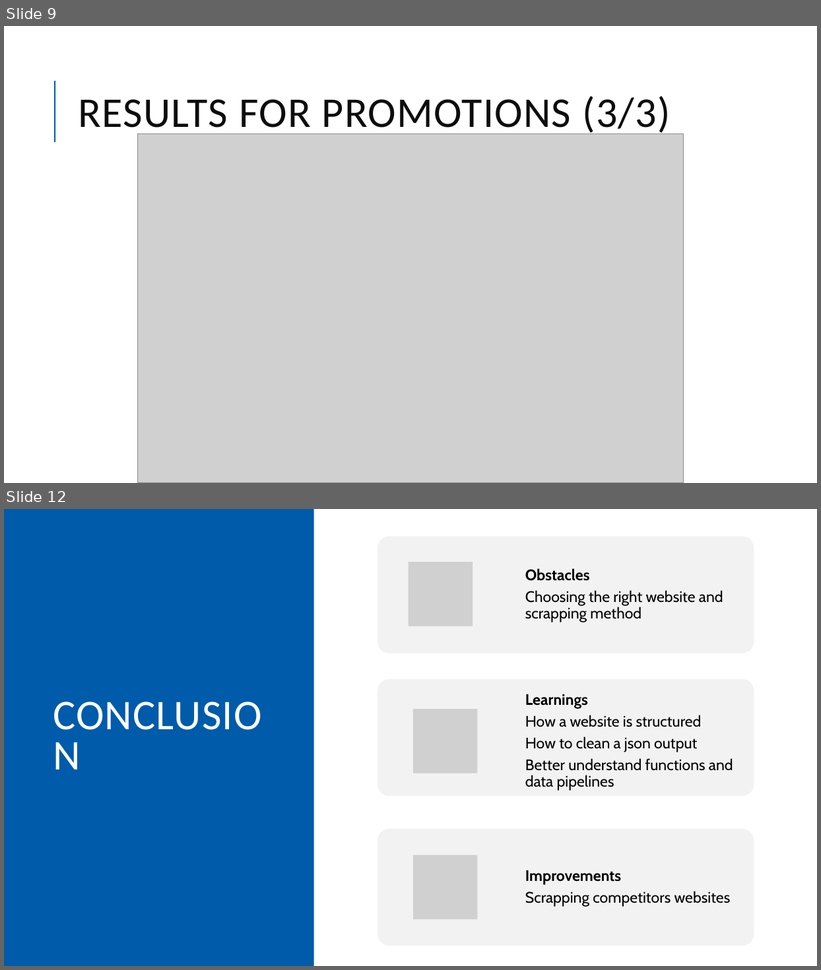
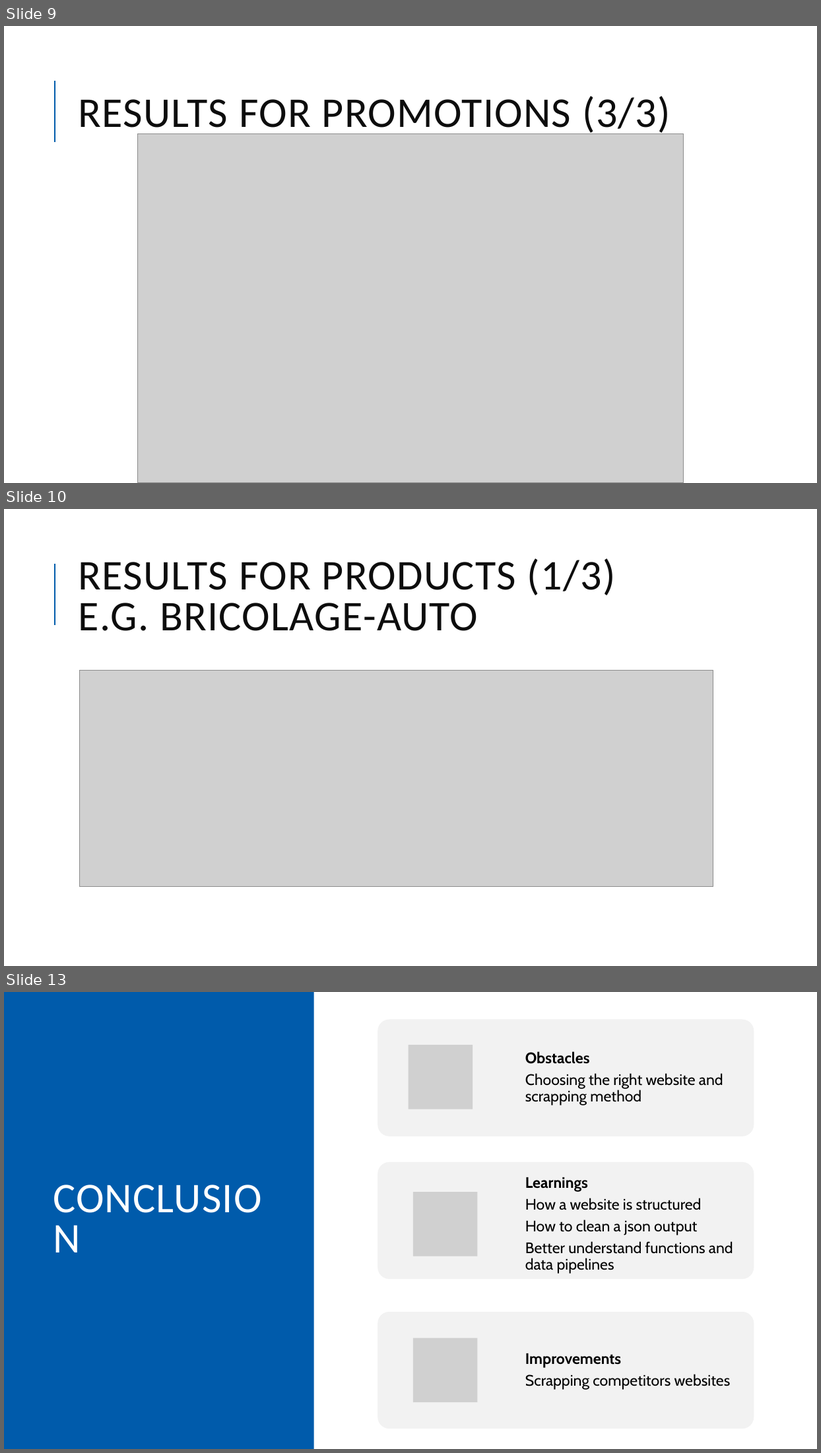
Before and after one commit to Camillelib/Web_Scrapping_project, a slide deck: Output/Project week 3.pptx. Shown one above the other, each under a label of ours: slides 9 and 12 before the commit, slides 9, 10 and 13 after it; the slides between them are not shown. The pictures are 821x970 and 821x1453 pixels, drawn with LibreOffice and Linux fonts; fonts in the diff are those of the drawing; grey boxes stand for pictures. Boxes give left, top, right and bottom in pixels: in the first picture for what was removed or moved away, otherwise in the second. Text is boxed around its words. In the diff, an @@ line names an element or a change of style, - is before the commit and + after.

```diff
--- a/Output/Project week 3.pptx
+++ b/Output/Project week 3.pptx
@@ slide 10 added at [4,509,817,966], background #FFFFFF; not listed: 1 template element that a slide beside it also shows @@
@@ title added at [79,559,616,631], 50 pt, text #0D0D0D @@
+RESULTS FOR PRODUCTS (1/3)
+E.G. BRICOLAGE-AUTO
@@ picture added at [80,671,714,887] @@
@@ what was slide 12 is now slide 13 @@
```
Also in this commit, not shown: 2 slides changed, 6 other files.
